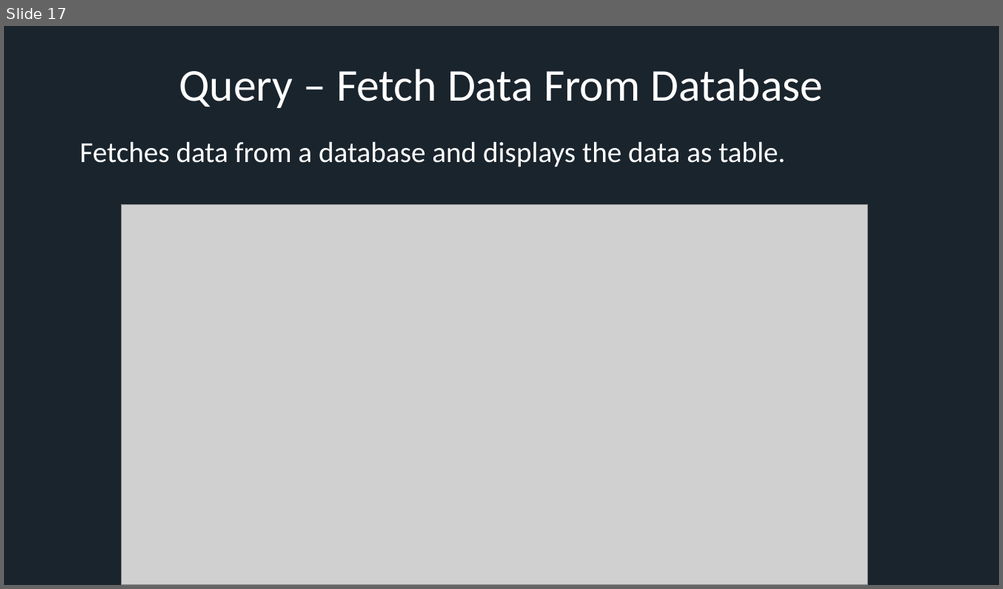
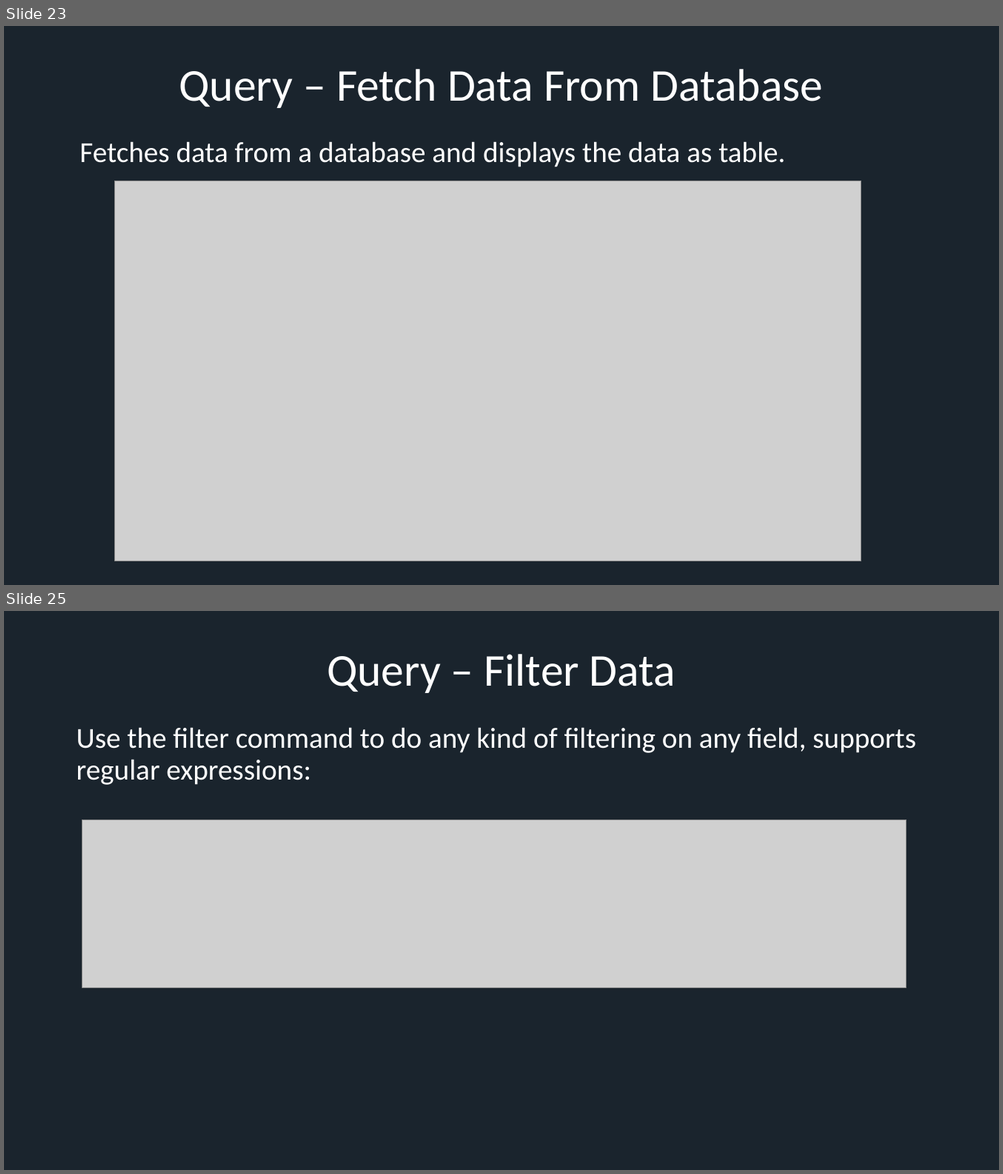
Before and after one commit to xresch/CoreFramework, a slide deck: docs/CFW_Features.pptx. Shown one above the other, each under a label of ours: slide 17 before the commit, slides 23 and 25 after it; the slides between them are not shown. The pictures are 1003x589 and 1003x1174 pixels, drawn with LibreOffice and Linux fonts; fonts in the diff are those of the drawing; grey boxes stand for pictures. Boxes give left, top, right and bottom in pixels: in the first picture for what was removed or moved away, otherwise in the second. Text is boxed around its words. In the diff, an @@ line names an element or a change of style, - is before the commit and + after.

```diff
--- a/docs/CFW_Features.pptx
+++ b/docs/CFW_Features.pptx
@@ slide 25 added at (4,611,999,1170), background #1A242D @@
@@ title added at (327,654,675,693), 44 pt, text #FFFFFF @@
+Query – Filter Data
@@ text added at (77,727,916,785), 28 pt, text #FFFFFF @@
+Use the filter command to do any kind of filtering on any field, supports regular expressions:
@@ picture added at (82,820,906,988) @@
@@ what was slide 17 is now slide 23 @@
@@ slide 23 changed as well @@
@@ picture: place and size @@
-picture at (121,205,868,585)
+picture at (114,181,860,562)
```
Also in this commit, not shown: 8 other slides changed, 12 other slides added, 2 other files.
